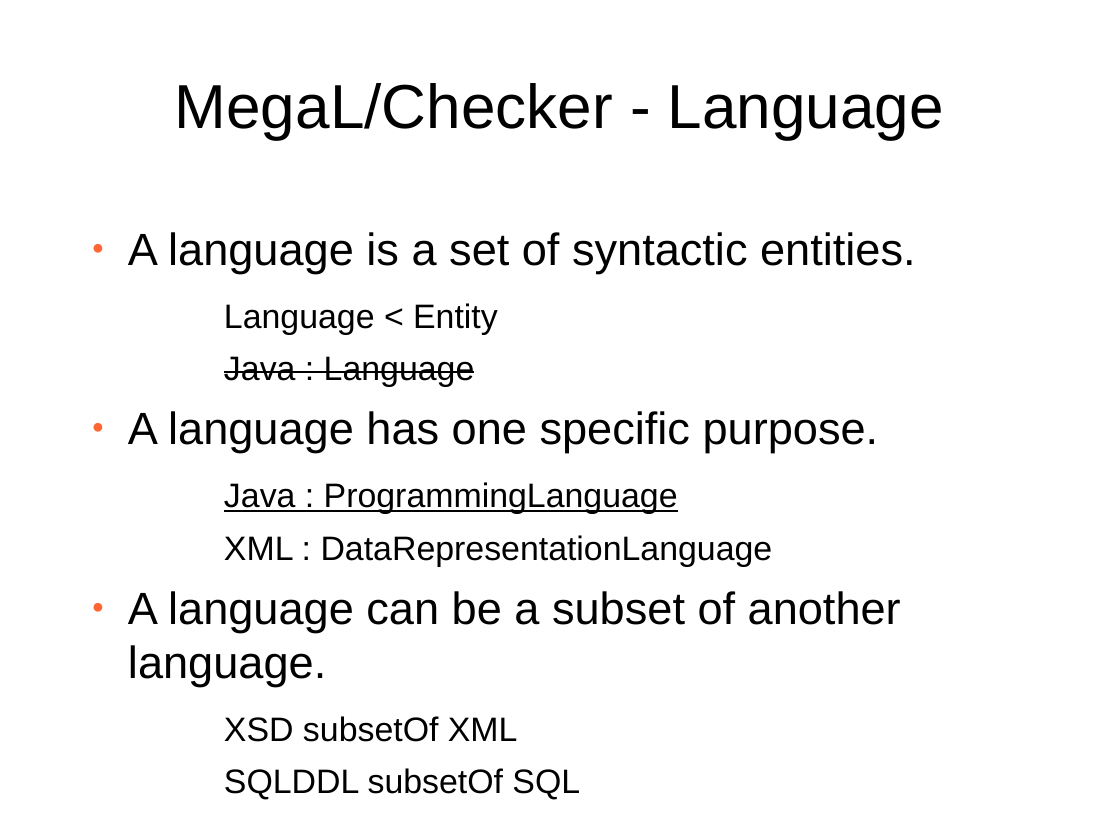
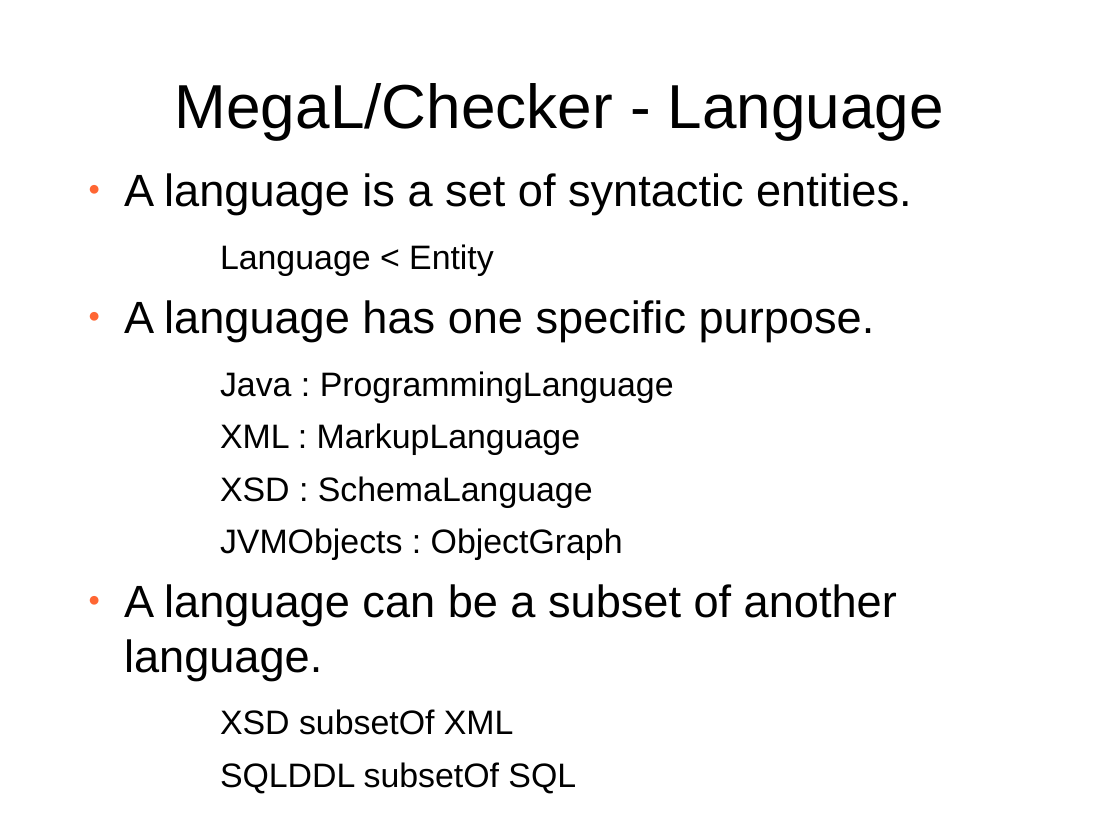
Before and after one commit to softlang/megalib, a slide deck: slide 9 of docs/LanguageDescription.odp. Drawn at 1120x840 pixels with LibreOffice and Linux fonts; fonts in the diff are those of the drawing; background and template pictures are left out. Boxes give left, top, right and bottom in pixels: in the first picture for what was removed or moved away, otherwise in the second. Text is boxed around its words. In the diff, an @@ line names an element or a change of style, - is before the commit and + after.

```diff
--- a/docs/LanguageDescription.odp
+++ b/docs/LanguageDescription.odp
@@ text "A language is a set ...": place and size @@
-text "A language is a set ..." at (128, 232, 916, 800)
+text "A language is a set ..." at (124, 173, 912, 794)
@@ text at (224, 356, 475, 387): paragraph removed @@
-    − Java : Language
@@ text at (220, 371, 674, 402): underline off in "Java : ProgrammingLanguage" @@
@@ text at (220, 423, 623, 560): text changed @@
-    − XML : DataRepresentationLanguage
+    − XML : MarkupLanguage
+    − XSD : SchemaLanguage
+    − JVMObjects : ObjectGraph
```
Also in this commit, not shown: 12 other slides changed, 9 slides added, 4 slides removed, 1 other file.
